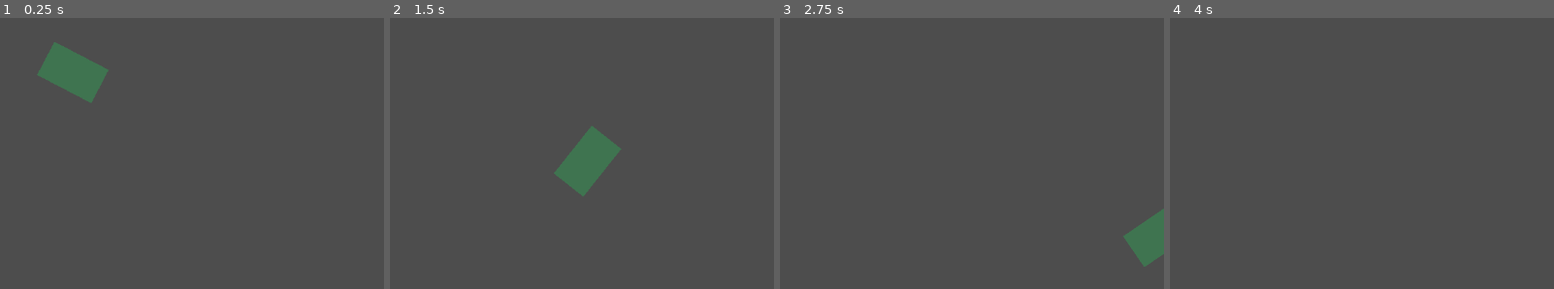
Above: before the commit, frames 1-4 (left to right).
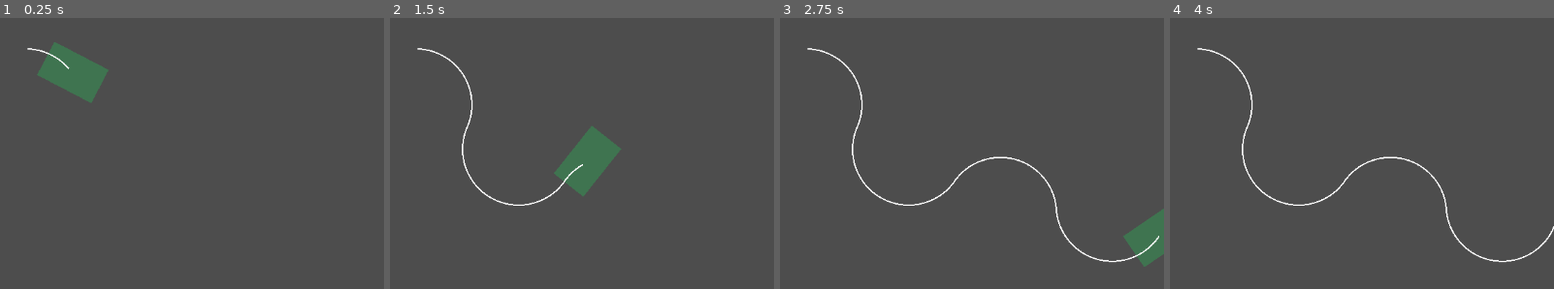
Above: after the commit, the same moments.

Repository: JBlitzar/One-Button-Racing
Game: Godot game, scene res://Level.tscn
Same seed, same stepped clock (60 frames per second), same inputs: the game is played once before the commit and once after it.
Inputs (mouse positions are in pixels of both pictures, inside the frame that each line leads up to):
- Up to frame 1 (0.25 s): no input
- Up to frame 2 (1.5 s): move the mouse to (558, 50) at 0.52 s; press the mouse at (558, 50) at 0.53 s; move the mouse to (outside the picture) at 1.27 s; release the mouse at (outside the picture) at 1.28 s; click (outside the picture) at 1.35 s
- Up to frame 3 (2.75 s): move the mouse to (outside the picture) at 2.02 s; press the mouse at (outside the picture) at 2.03 s
- Up to frame 4 (4 s): move the mouse to (outside the picture) at 2.77 s; release the mouse at (outside the picture) at 2.78 s; click (outside the picture) at 2.85 s; tap Enter at 3.5 s; move the mouse to (1400, 137) at 3.52 s; press the mouse at (1400, 137) at 3.53 s

The runs differ from the first frame. In frame 1, less than 0.1% of the frame differs, in the area x 7-19%, y 11-19%; in frame 2, 0.5%; in frame 3, 1.0%; in frame 4, 1.0%, in the area x 7-100%, y 11-91%.

Commit message:
trails

Diff:
--- a/Player.gd
+++ b/Player.gd
@@ -8,9 +8,11 @@
 	bias = angle_displacement
 func _physics_process(delta):
 	turn()
-	rotation = direction.angle()+bias
+	$CollisionShape2D.rotation = direction.angle()+bias
+	$Sprite2D.rotation = direction.angle()+bias
 	velocity = direction*speed
-	move_and_collide(velocity*delta)
+	$trail.add_point(position)
+	move_and_slide()
 
 func turn():
 	direction = direction.rotated(bias*angular_speed)
--- a/Player.tscn
+++ b/Player.tscn
@@ -1,7 +1,8 @@
-[gd_scene load_steps=4 format=3 uid="uid://dp8tvxeg6al1n"]
+[gd_scene load_steps=5 format=3 uid="uid://dp8tvxeg6al1n"]
 
 [ext_resource type="Script" path="res://Player.gd" id="1_4cgx8"]
 [ext_resource type="Texture2D" uid="uid://df3eplt0h4fvi" path="res://car.png" id="2_oouhx"]
+[ext_resource type="Script" path="res://trail.gd" id="3_wp3gi"]
 
 [sub_resource type="RectangleShape2D" id="RectangleShape2D_waj7j"]
 size = Vector2(56, 105)
@@ -16,3 +17,7 @@
 texture_filter = 1
 scale = Vector2(7, 7)
 texture = ExtResource("2_oouhx")
+
+[node name="trail" type="Line2D" parent="."]
+width = 2.0
+script = ExtResource("3_wp3gi")
--- /dev/null
+++ b/trail.gd
@@ -0,0 +1,11 @@
+extends Line2D
+
+
+# Called when the node enters the scene tree for the first time.
+func _ready():
+	pass # Replace with function body.
+
+
+# Called every frame. 'delta' is the elapsed time since the previous frame.
+func _process(delta):
+	global_position = Vector2(0,0)
